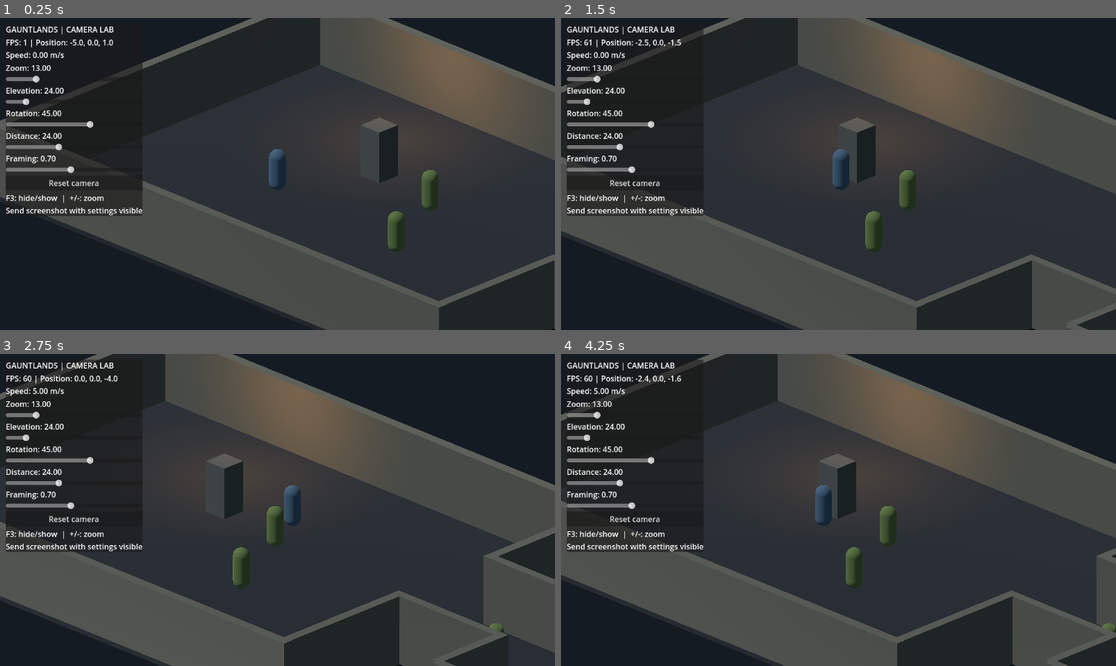
Above: before the commit, frames 1-4 (two rows, left to right).
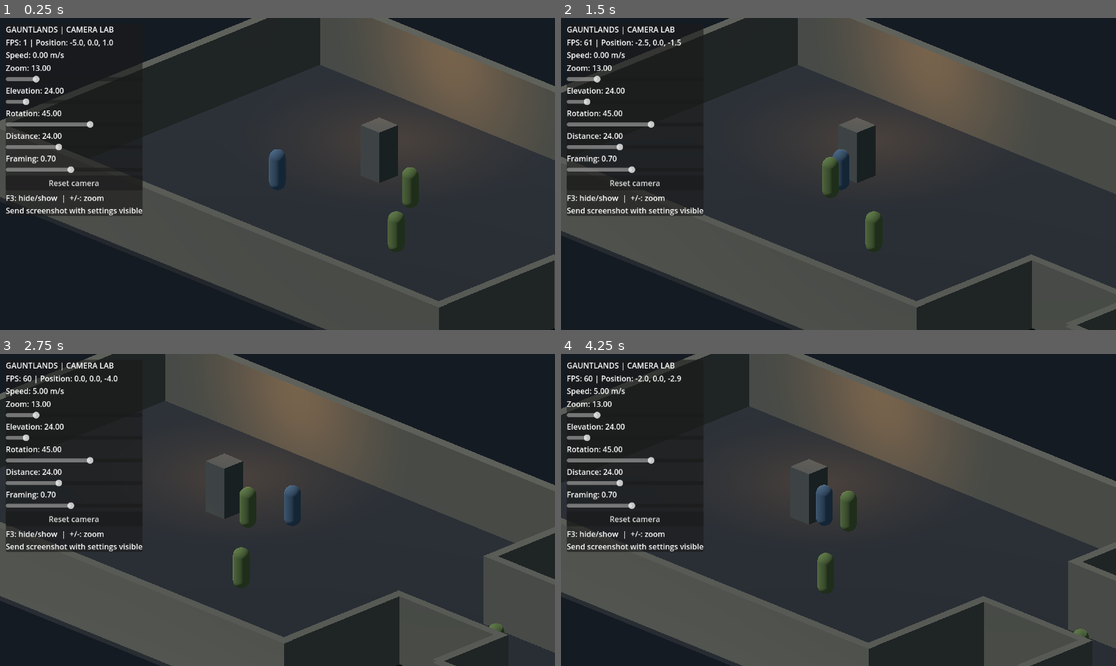
Above: after the commit, the same moments.

Repository: Jonty303/Project-Gauntlands
Game: Godot game, scene res://scenes/experiment_25d.tscn
Same seed, same stepped clock (60 frames per second), same inputs: the game is played once before the commit and once after it. This scene is started directly instead of the project's main scene.
Inputs (mouse positions are in pixels of both pictures, inside the frame that each line leads up to):
- Up to frame 1 (0.25 s): no input
- Up to frame 2 (1.5 s): tap Enter (ui_accept) at 0.5, 0.77 s; move the mouse to (960, 158) at 0.52 s; hold D (move_right) 0.53-1.25 s; hold Space (attack) 0.53-1.25 s; click (960, 158) at 0.67 s; drag from (727, 189) to (810, 236) at 1.27 s
- Up to frame 3 (2.75 s): move the mouse to (333, 441) at 2.02 s; hold D (move_right) from 2.03 s (still down); tap Q (target_previous) at 2.1 s
- Up to frame 4 (4.25 s): release D (move_right) at 2.75 s; drag from (810, 572) to (672, 463) at 2.77 s; move the mouse to (1005, 556) at 3.52 s; hold A (move_left) from 3.53 s (still down); hold Space (attack) from 3.53 s (still down); tap Enter (ui_accept) at 3.77 s

The runs differ from the first frame. In frame 1, 0.6% of the frame differs, in the area x 72-79%, y 47-62%; in frame 2, 0.6%; in frame 3, 0.6%; in frame 4, 19%, in the area x 0-100%, y 0-100%.

Commit message:
Add slower pursuing goblin and camera-to-hero foreground wall fading

Diff:
--- a/scripts/experiment_25d.gd
+++ b/scripts/experiment_25d.gd
@@ -1,11 +1,18 @@
 extends Node3D
 ## Isolated 3D architecture test. Existing 2D scenes and combat remain untouched.
 const SPEED := 5.0
+const GOBLIN_SPEED := 3.5
+const GOBLIN_DETECTION := 12.0
+const GOBLIN_STOP := 1.15
 const DEBUG_OVERLAY = preload("res://scripts/debug_overlay_25d.gd")
 const WALL_HEIGHT := 3.1
 var hero: CharacterBody3D
 var camera: Camera3D
 var goblins: Array[CharacterBody3D] = []
+var wall_occluders: Array[StaticBody3D] = []
+var faded_walls: Dictionary = {}
+var goblin_state := "Idle"
+var goblin_distance := 0.0
 var light_enabled := true
 var camera_yaw := 45.0
 var camera_elevation := 24.0
@@ -79,6 +86,55 @@
     hero.velocity = motion * SPEED
     hero.move_and_slide()
     _update_camera_transform(false, delta)
+    _update_goblin()
+    _update_wall_visibility()
+
+func _update_goblin() -> void:
+    if goblins.is_empty():
+        return
+    var goblin := goblins[0]
+    var displacement := hero.global_position - goblin.global_position
+    displacement.y = 0.0
+    goblin_distance = displacement.length()
+    if goblin_distance <= GOBLIN_DETECTION and goblin_distance > GOBLIN_STOP:
+        goblin_state = "Chasing"
+        goblin.velocity = displacement.normalized() * GOBLIN_SPEED
+    else:
+        goblin_state = "Idle" if goblin_distance > GOBLIN_DETECTION else "In range"
+        goblin.velocity = Vector3.ZERO
+    goblin.move_and_slide()
+
+func _update_wall_visibility() -> void:
+    # Raycast from the camera towards the hero, fading walls that block the view.
+    var space := get_world_3d().direct_space_state
+    var origin := camera.global_position
+    var destination := hero.global_position + Vector3(0,0.9,0)
+    var newly_faded: Dictionary = {}
+    for i in range(8):
+        var query := PhysicsRayQueryParameters3D.create(origin,destination)
+        query.collision_mask = 1
+        for body in newly_faded:
+            query.exclude.append(body.get_rid())
+        var hit := space.intersect_ray(query)
+        if hit.is_empty():
+            break
+        var wall: StaticBody3D = hit["collider"] as StaticBody3D
+        if wall == null or not wall_occluders.has(wall):
+            break
+        newly_faded[wall] = true
+    for wall in wall_occluders:
+        var mesh := wall.get_node_or_null("Visual") as MeshInstance3D
+        if mesh == null:
+            continue
+        var material := mesh.material_override as StandardMaterial3D
+        var should_fade := newly_faded.has(wall)
+        if should_fade == faded_walls.has(wall):
+            continue
+        material.transparency = BaseMaterial3D.TRANSPARENCY_ALPHA if should_fade else BaseMaterial3D.TRANSPARENCY_DISABLED
+        var tint := material.albedo_color
+        tint.a = 0.18 if should_fade else 1.0
+        material.albedo_color = tint
+    faded_walls = newly_faded
 
 func _update_camera_transform(immediate: bool, delta: float = 0.0) -> void:
     var yaw := deg_to_rad(camera_yaw)
@@ -103,8 +159,10 @@
     material.albedo_color = tint
     material.roughness = 1.0
     mesh.material_override = material
+    mesh.name = "Visual"
     body.add_child(mesh)
     if solid:
+        wall_occluders.append(body)
         var collider := CollisionShape3D.new()
         var box := BoxShape3D.new()
         box.size = size
